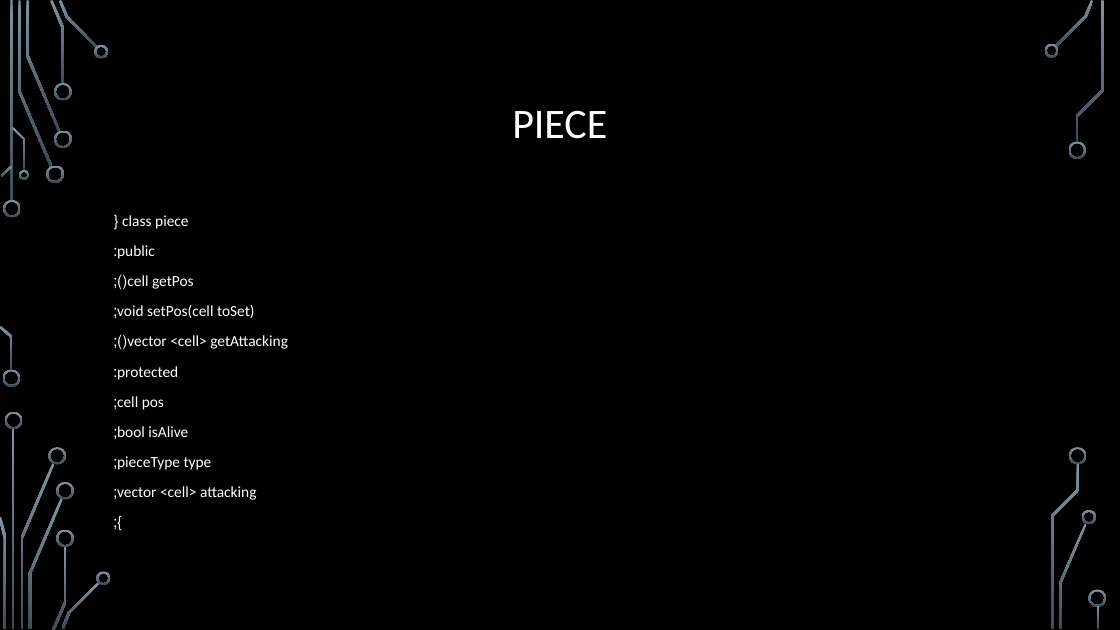
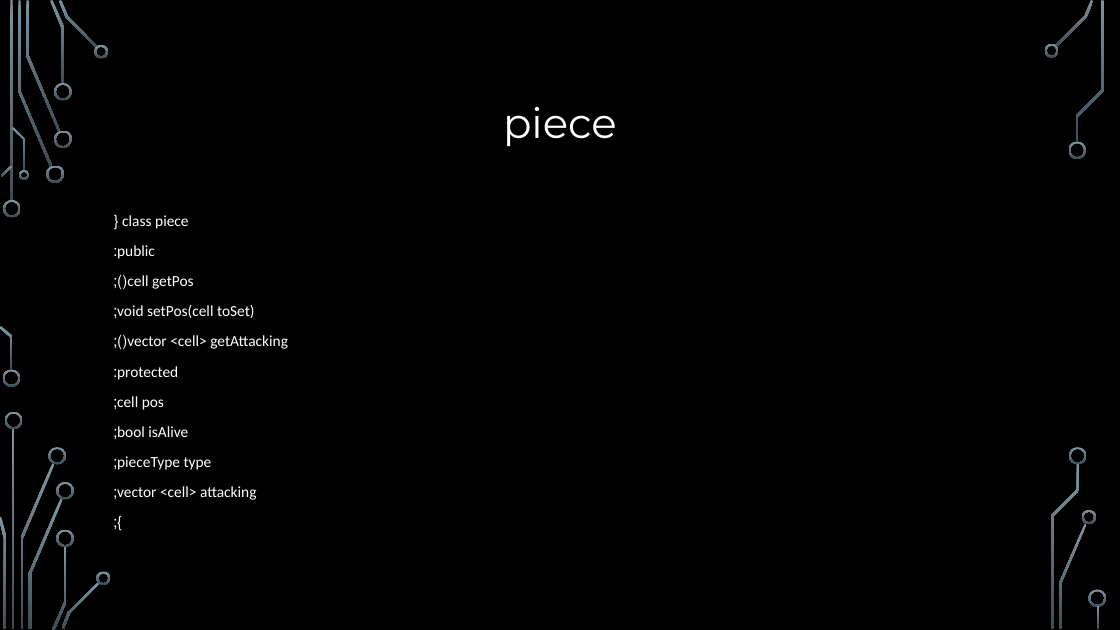
Before and after one commit to AmiriShavaki/Graphical-Chess-Game, a slide deck: slide 5 of powerPoint/به نام خدا).pptx. Drawn at 1120x630 pixels with LibreOffice and Linux fonts; fonts in the diff are those of the drawing; background and template pictures are left out. Boxes give left, top, right and bottom in pixels: in the first picture for what was removed or moved away, otherwise in the second. Text is boxed around its words. In the diff, an @@ line names an element or a change of style, - is before the commit and + after.

```diff
--- a/powerPoint/به نام خدا).pptx
+++ b/powerPoint/به نام خدا).pptx
@@ title at <box>503,107,617,146</box>: text changed; font Calibri to Montserrat @@
-PIECE
+piece
```
Also in this commit, not shown: 8 other slides changed, 12 slides added, 2 slides removed, 11 other files.
